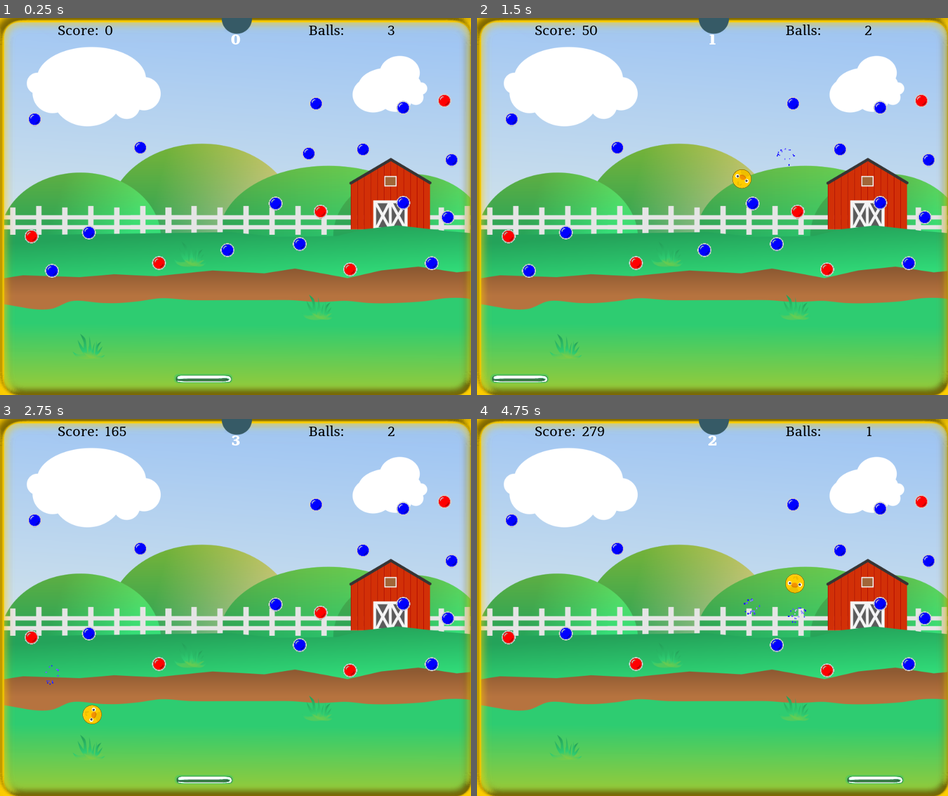
Above: before the commit, frames 1-4 (two rows, left to right).
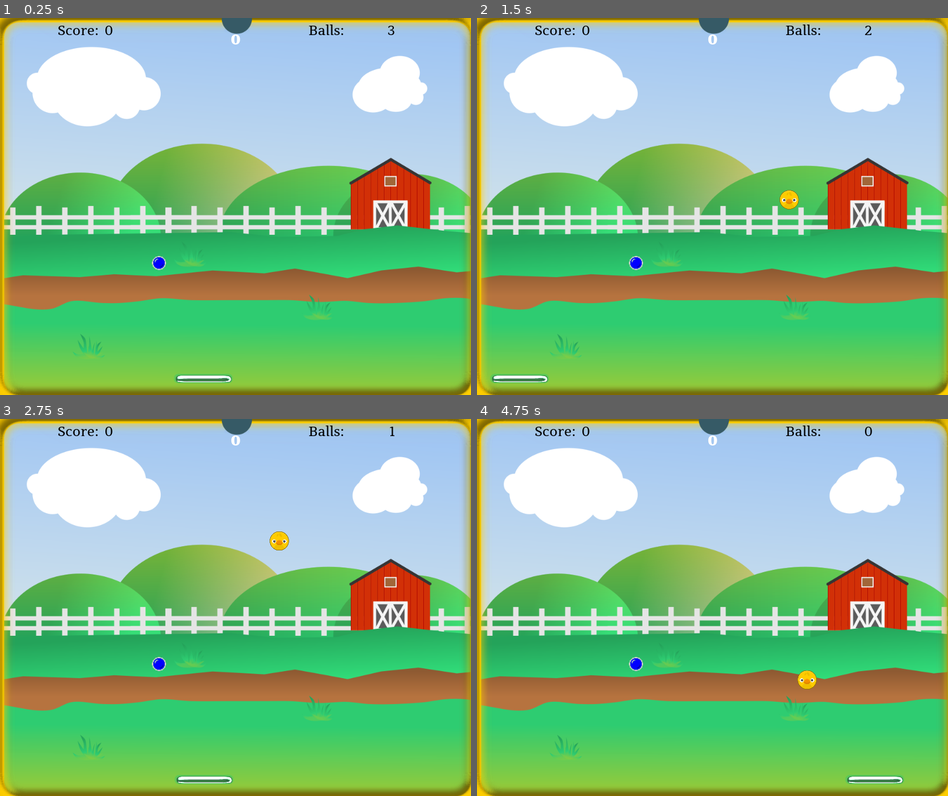
Above: after the commit, the same moments.

Repository: doctor-g/GGJ21
Game: Godot game, scene res://src/Level.tscn
Two runs of this game, one before a commit and one after it. Both use one fixed random seed, a clock stepped at 60 frames per second and the inputs below. Sound files missing from this copy of the repository are replaced by a short silence.
Inputs (mouse positions are in pixels of both pictures, inside the frame that each line leads up to):
- Up to frame 1 (0.25 s): no input
- Up to frame 2 (1.5 s): move the mouse to (816, 187) at 0.52 s; click (816, 187) at 0.67 s; move the mouse to (618, 225) at 1.27 s; click (618, 225) at 1.42 s
- Up to frame 3 (2.75 s): move the mouse to (282, 524) at 2.02 s; click (282, 524) at 2.17 s
- Up to frame 4 (4.75 s): move the mouse to (688, 682) at 2.77 s; click (688, 682) at 2.92 s; move the mouse to (853, 664) at 3.52 s; click (853, 664) at 3.67 s; move the mouse to (571, 550) at 4.27 s; click (571, 550) at 4.42 s

The runs differ from the first frame. In frame 1, 1.7% of the frame differs, in the area x 5-98%, y 20-69%; in frame 2, 2.0%, in the area x 5-98%, y 1-69%; in frame 3, 1.9%; in frame 4, 1.7%.

Commit message:
Play loss music on losing last ball

Diff:
--- a/project/src/Level.gd
+++ b/project/src/Level.gd
@@ -29,6 +29,9 @@
 			$TopWall.reset()
 		else:
 			_game_over.visible = true
+			$Music.queue_free()
+			$LossMusic.play()
+
 
 
 func _on_PegGenerator_pegs_ready():
--- a/project/src/Level.tscn
+++ b/project/src/Level.tscn
@@ -12,6 +12,8 @@
 [ext_resource path="res://src/Music.gd" type="Script" id=10]
 [ext_resource path="res://assets/music/pickup_notes.ogg" type="AudioStream" id=11]
 [ext_resource path="res://assets/music/win.ogg" type="AudioStream" id=12]
+[ext_resource path="res://src/LossMusic.gd" type="Script" id=13]
+[ext_resource path="res://assets/music/loss.ogg" type="AudioStream" id=14]
 
 [sub_resource type="RectangleShape2D" id=1]
 extents = Vector2( 530.611, 10 )
@@ -108,6 +110,8 @@
 
 [node name="PegGenerator" parent="." instance=ExtResource( 2 )]
 position = Vector2( -0.887942, 4.45148 )
+max_pegs = 1
+upgraded_pegs = 0
 
 [node name="GameOver" parent="." instance=ExtResource( 7 )]
 visible = false
@@ -122,9 +126,14 @@
 
 [node name="WinMusic" type="AudioStreamPlayer" parent="."]
 stream = ExtResource( 12 )
+
+[node name="LossMusic" type="AudioStreamPlayer" parent="."]
+stream = ExtResource( 14 )
+script = ExtResource( 13 )
 [connection signal="body_exited" from="TopWall/Area2D" to="TopWall" method="_on_Area2D_body_exited"]
 [connection signal="body_entered" from="OffScreen" to="." method="_on_OffScreen_body_entered"]
 [connection signal="pegs_ready" from="PegGenerator" to="." method="_on_PegGenerator_pegs_ready"]
 [connection signal="dismissed" from="GameOver" to="." method="_on_GameOver_dismissed"]
 [connection signal="dismissed" from="LevelClear" to="." method="_on_LevelClear_dismissed"]
 [connection signal="finished" from="Music" to="Music" method="_on_Music_finished"]
+[connection signal="finished" from="LossMusic" to="LossMusic" method="_on_LossMusic_finished"]
--- /dev/null
+++ b/project/src/LossMusic.gd
@@ -0,0 +1,9 @@
+extends AudioStreamPlayer
+
+const THEME = preload("res://assets/music/theme.ogg")
+
+
+func _on_LossMusic_finished():
+	yield(get_tree().create_timer(1.5), "timeout")
+	stream = THEME
+	play()
Not shown, added: project/assets/music/loss.ogg.import
Not shown: 1 places in project/src/Level.tscn that only renumber resources
Not shown, added: project/assets/music/loss.ogg
Not shown, added: raw_assets/music/lose.mmpz
